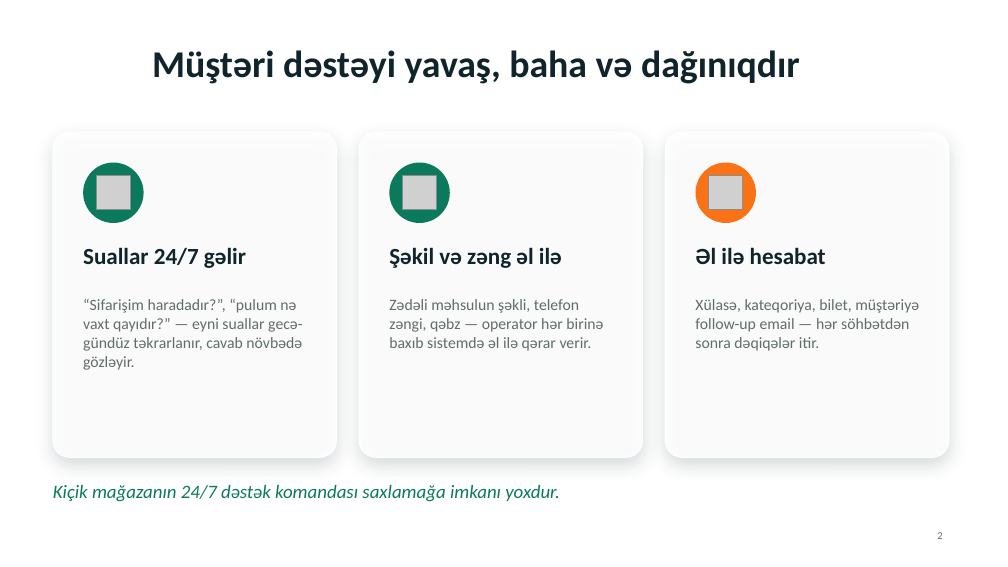
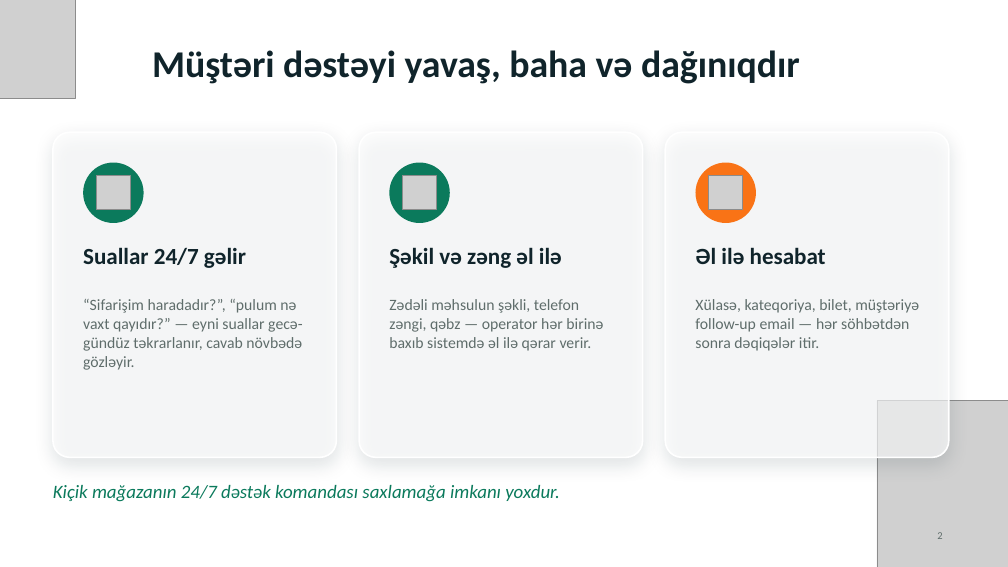
Before and after one commit to Ducktoberfest/team-Chill, a slide deck: slide 2 of deck/ChillDesk.pptx. Drawn at 1008x567 pixels with LibreOffice and Linux fonts; fonts in the diff are those of the drawing; grey boxes stand for pictures; background and template pictures are left out. Boxes give left, top, right and bottom in pixels: in the first picture for what was removed or moved away, otherwise in the second. Text is boxed around its words. In the diff, an @@ line names an element or a change of style, - is before the commit and + after.

```diff
--- a/deck/ChillDesk.pptx
+++ b/deck/ChillDesk.pptx
@@ picture added at (0, 0, 76, 98) @@
@@ rounded rectangle at (665, 132, 949, 457): fill #FFFFFF at 88% opacity to #FFFFFF at 65% opacity; outline #FFFFFF 1 pt to #FFFFFF 1.5 pt @@
@@ picture added at (877, 401, 1008, 567) @@
```
Also in this commit, not shown: 10 other slides changed, 19 other files.
